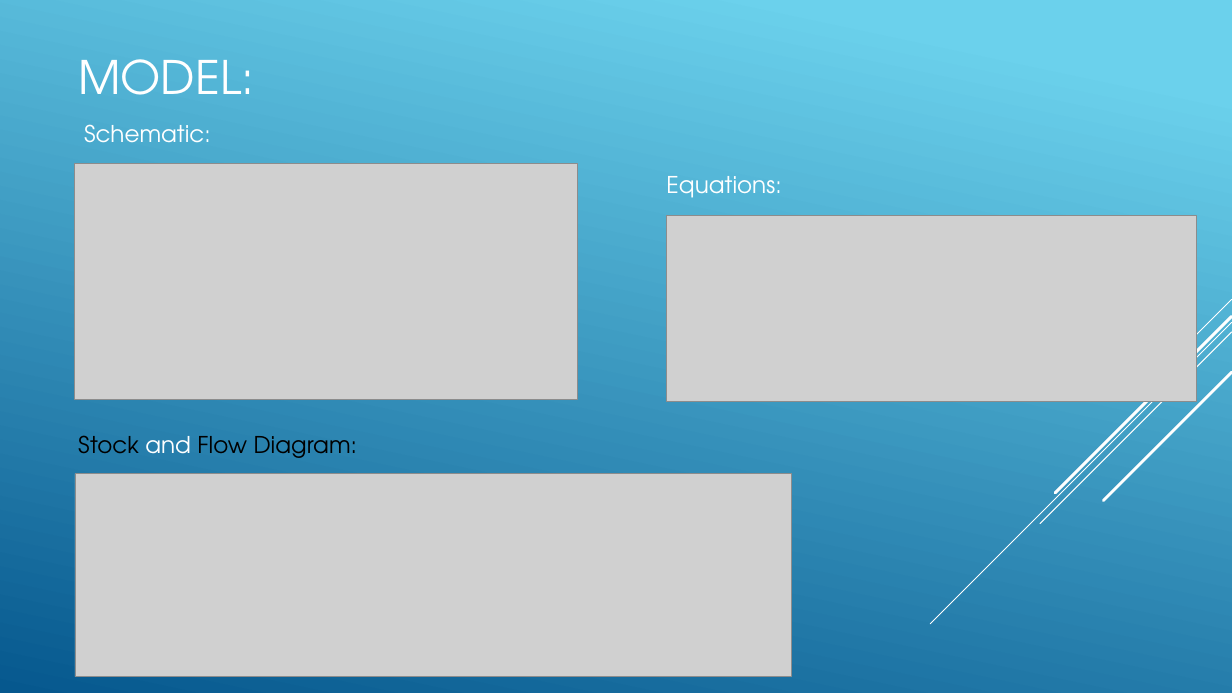
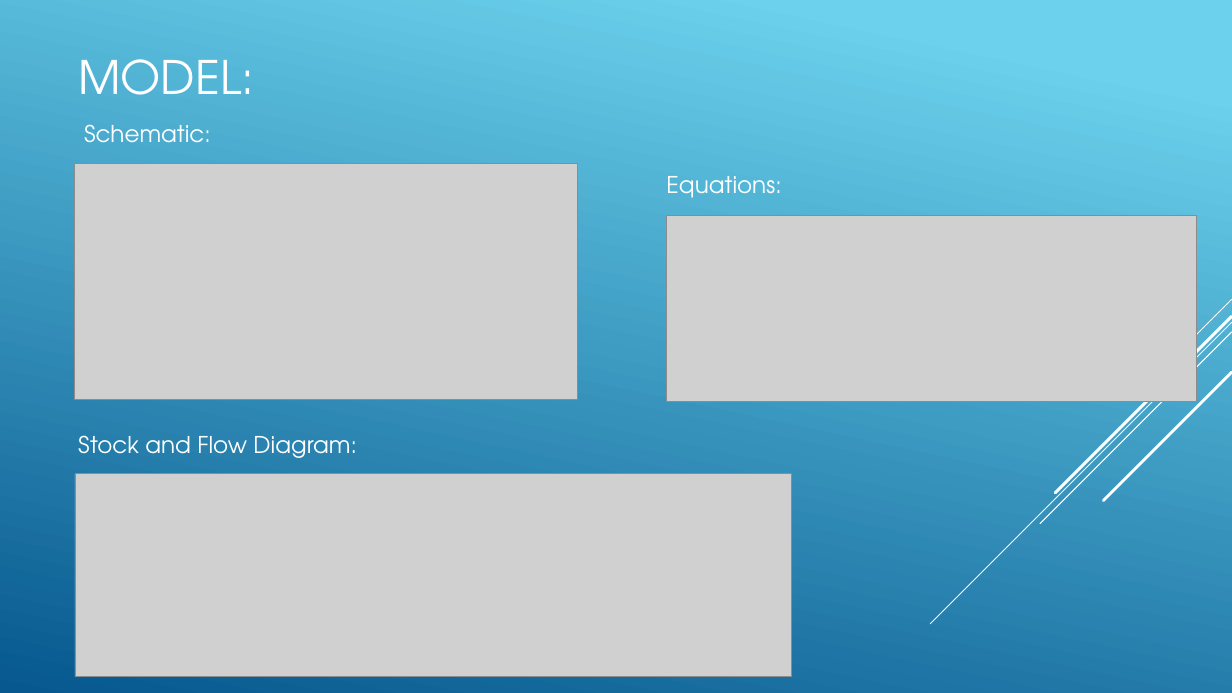
Before and after one commit to drewnotdrew/modsim-thermal-systems, a slide deck: slide 3 of Presentation.pptx. Drawn at 1232x693 pixels with LibreOffice and Linux fonts; fonts in the diff are those of the drawing; grey boxes stand for pictures. Boxes give left, top, right and bottom in pixels: in the first picture for what was removed or moved away, otherwise in the second. Text is boxed around its words. In the diff, an @@ line names an element or a change of style, - is before the commit and + after.

```diff
--- a/Presentation.pptx
+++ b/Presentation.pptx
@@ text "Stock and Flow Diagram:" at <box>78,435,357,458</box>: text colour #000000 to #FFFFFF in "Stock Flow Diagram:" @@
```
Also in this commit, not shown: 2 other slides changed, 1 other file.
